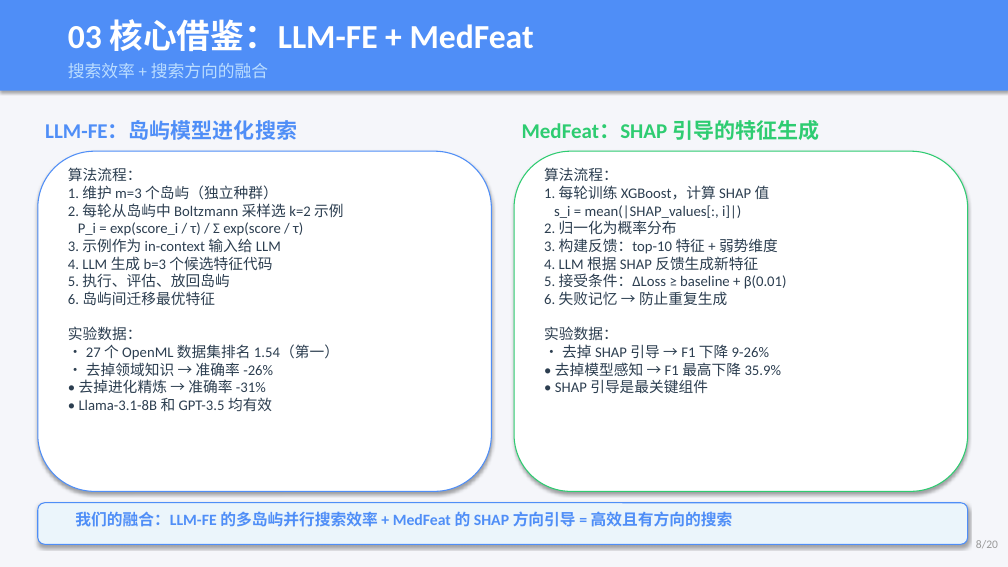
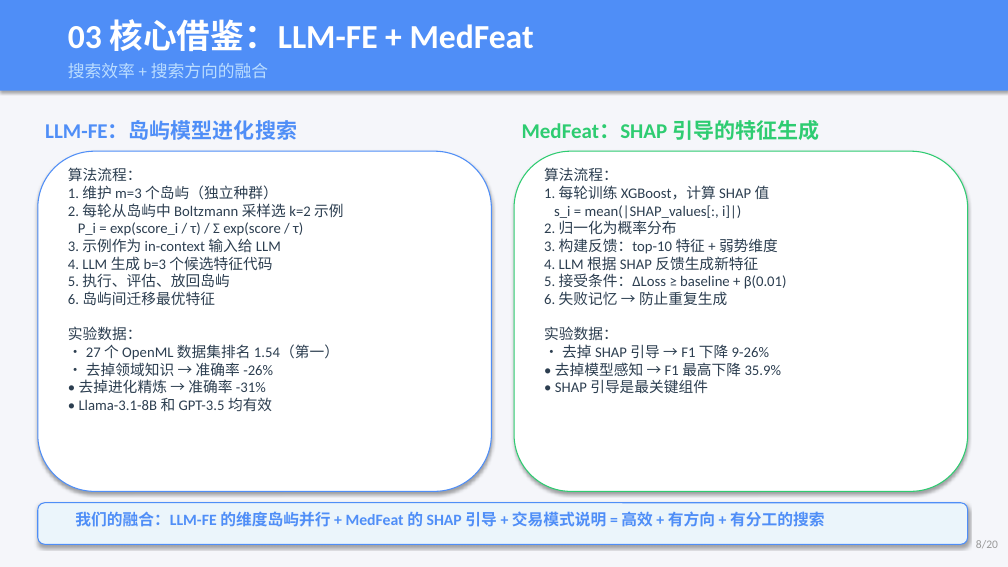
Before and after one commit to youchengsong/large-llm-create-feature, a slide deck: slide 8 of LLM_Feature_Engineering_Report.pptx. Drawn at 1008x567 pixels with LibreOffice and Linux fonts; fonts in the diff are those of the drawing. Boxes give left, top, right and bottom in pixels: in the first picture for what was removed or moved away, otherwise in the second. Text is boxed around its words. In the diff, an @@ line names an element or a change of style, - is before the commit and + after.

```diff
--- a/LLM_Feature_Engineering_Report.pptx
+++ b/LLM_Feature_Engineering_Report.pptx
@@ text at (75, 511, 824, 527): text changed @@
-我们的融合：LLM-FE 的多岛屿并行搜索效率 + MedFeat 的 SHAP 方向引导 = 高效且有方向的搜索
+我们的融合：LLM-FE 的维度岛屿并行 + MedFeat 的 SHAP 引导 + 交易模式说明 = 高效 + 有方向 + 有分工的搜索
```
Also in this commit, not shown: 9 other slides changed, 1 slide added, 1 slide removed, 2 other files.
